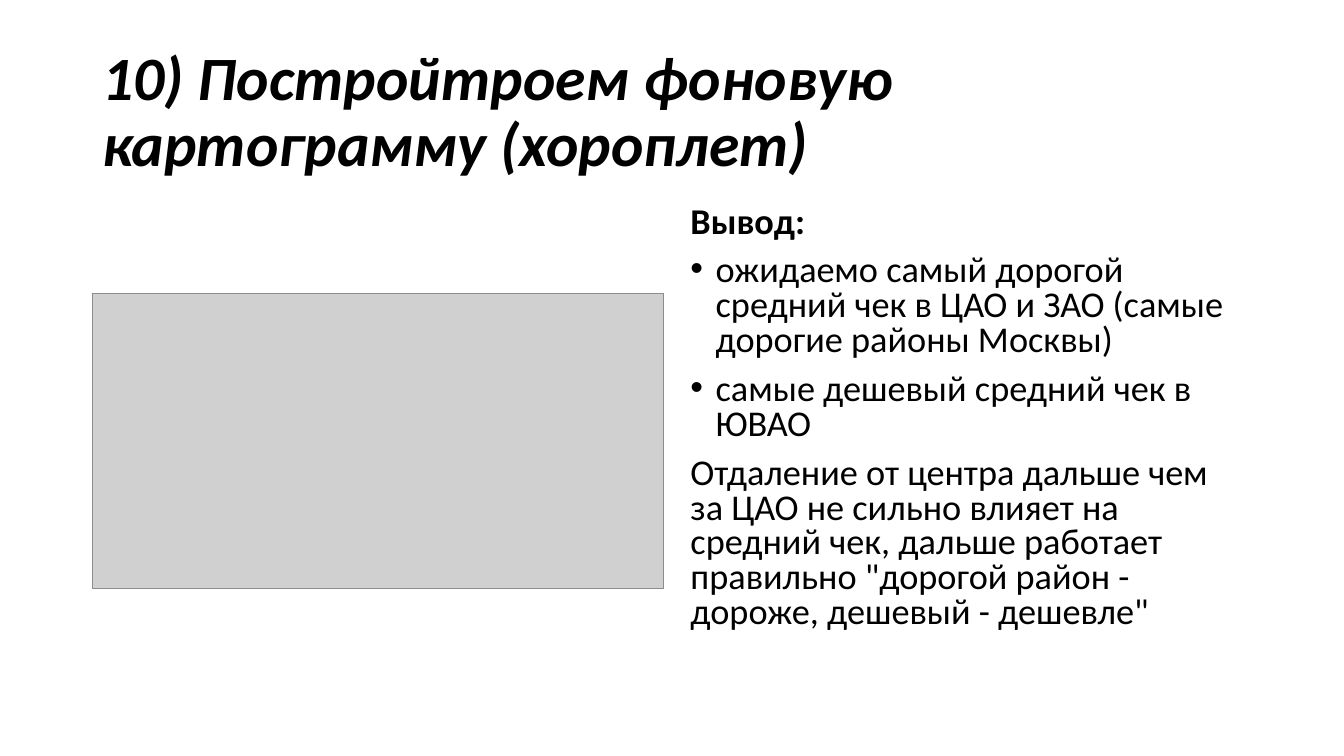
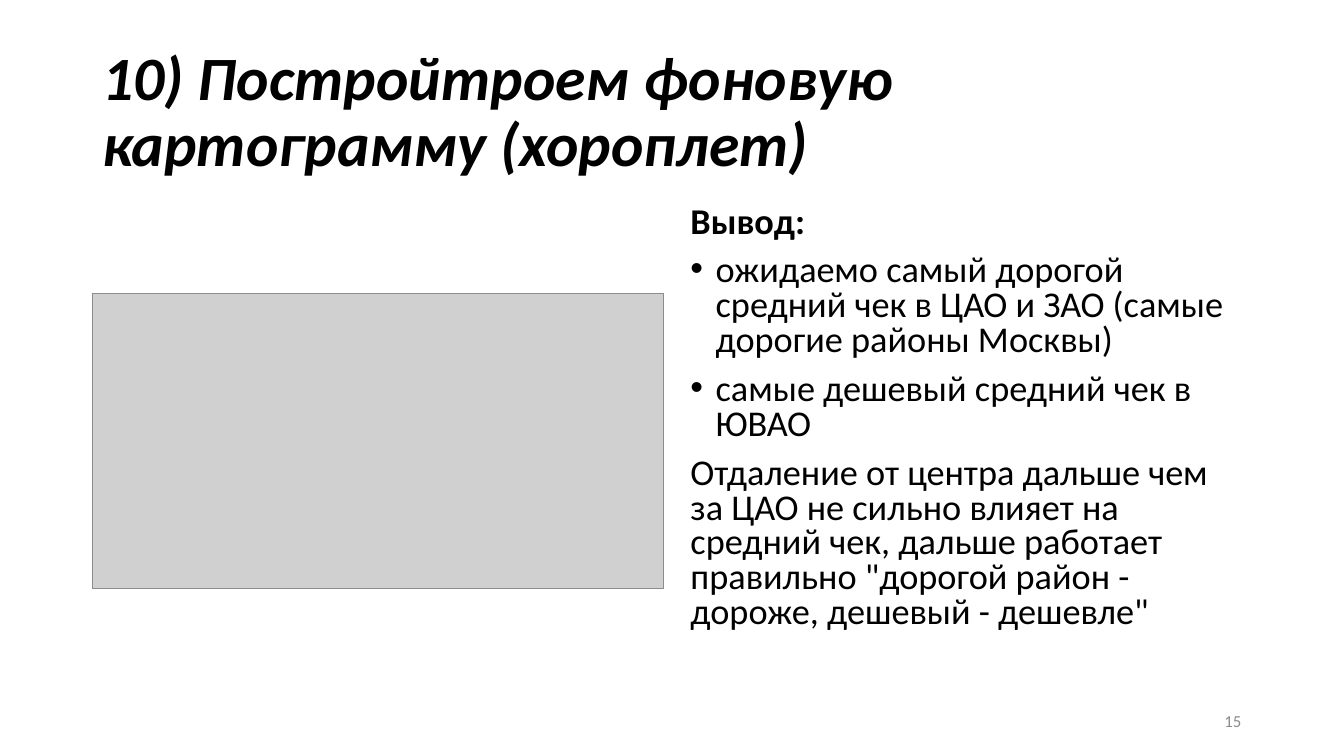
Before and after one commit to Isupik/practicum_yandex, a slide deck: slide 15 of Проектная работа.pptx (slide 14 before the commit). Drawn at 1344x756 pixels with LibreOffice and Linux fonts; fonts in the diff are those of the drawing; grey boxes stand for pictures. Boxes give left, top, right and bottom in pixels: in the first picture for what was removed or moved away, otherwise in the second. Text is boxed around its words. In the diff, an @@ line names an element or a change of style, - is before the commit and + after.

```diff
--- a/Проектная работа.pptx
+++ b/Проектная работа.pptx
@@ page number added at (1224, 716, 1241, 727), 12 pt, text #8C8C8C @@
+15
```
Also in this commit, not shown: 13 other slides changed, 1 slide added.
